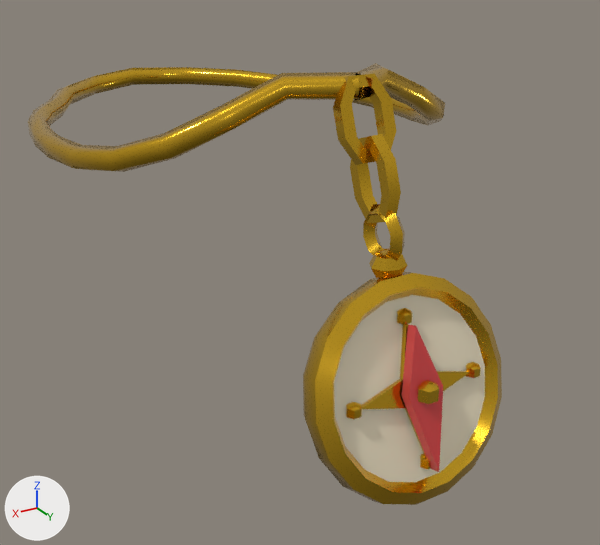
Two versions of the FBX model blender/exports/boussole.fbx, one commit apart.
The view is the same before and after, from a camera (50 mm lens) standing at (0.596, 1.188, 0.293) and looking at (-0.046, 0.119, -0.242). The axes (+X, +Y, +Z) are drawn at lower left. The lights are the same throughout. The older version comes first. Where no turn or scale is listed for an object, it has been applied to the vertices.

Before the edit, the objects in view are built like this:
```python
me_anim_aiguille_001 = bpy.data.meshes.new('Anim_Aiguille.001')
me_anim_aiguille_001.from_pydata(...)  # 22 vertices, 36 faces; spans x -0.027..0.027, y -0.036..0.042, z -0.102..0.083
# faces by material slot: [24, 12]
me_anim_aiguille_001.materials.append(mat_m5_doredeco)  # yellow #e8b830
me_anim_aiguille_001.materials.append(mat_m5_piraiguille)  # red #d64545
me_anim_medaillon_001 = bpy.data.meshes.new('Anim_Medaillon.001')
me_anim_medaillon_001.from_pydata(...)  # 312 vertices, 596 faces; spans x -0.15..0.15, y -0.506..0.015, z -0.193..0.012
# faces by material slot: [578, 18]
me_anim_medaillon_001.materials.append(mat_m5_doredeco)  # yellow #e8b830
me_anim_medaillon_001.materials.append(mat_m5_pircadran)  # beige #f2e6c8
me_chaine_001 = bpy.data.meshes.new('Chaine.001')
me_chaine_001.from_pydata(...)  # 135 vertices, 260 faces; spans x -0.312..0.312, y -0.027..0.115, z -0.35..0.49
me_chaine_001.materials.append(mat_m5_doredeco)  # yellow #e8b830
ob_anim_aiguille = bpy.data.objects.new('Anim_Aiguille', me_anim_aiguille_001)
ob_anim_aiguille.location = (0.0, 0.494, -0.255)
ob_anim_medaillon = bpy.data.objects.new('Anim_Medaillon', me_anim_medaillon_001)
ob_anim_medaillon.parent = ob_chaine
ob_anim_medaillon.location = (0.0, 0.0984, -0.339)
ob_chaine = bpy.data.objects.new('Chaine', me_chaine_001)
ob_chaine.parent = ob_boussole
ob_chaine.location = (0.0, 0.0, 0.0)
```
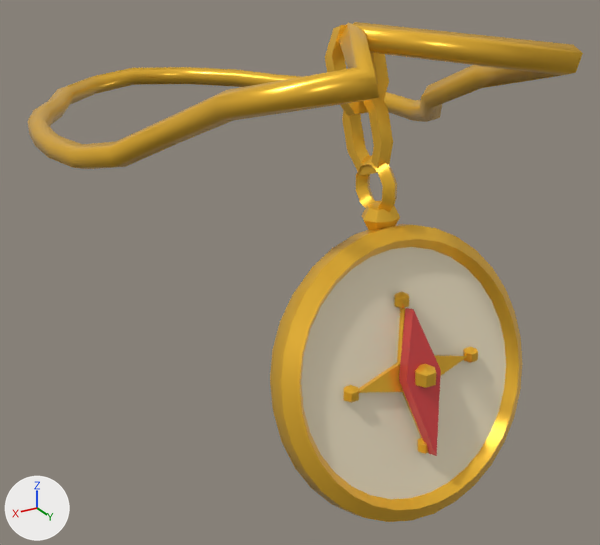
Pixel boxes (x1, y1, x2, y2) of what changed, in the pictures (600 x 545 px; the box of a moved part takes in the faces that stretch with it):
'Anim_Medaillon', reshaped, moved (26% wider, 15% taller)
    before: (303, 73, 502, 505)
    after: (270, 24, 522, 522)
'Chaine', reshaped (33% wider, 35% taller)
    before: (28, 63, 445, 172)
    after: (28, 22, 583, 169)
'Anim_Aiguille', moved
    before: (402, 325, 443, 472)
    after: (399, 308, 441, 456)
part 1 of me_anim_aiguille_001, recoloured
    before: (418, 380, 439, 404)
    after: (415, 364, 436, 388)
part 2 of me_chaine_001, moved or reshaped
    before: (47, 63, 445, 172)
    after: (47, 22, 583, 169)
part 3 of me_chaine_001, recoloured (lighter)
    before: (28, 67, 445, 172)
    after: (28, 22, 563, 169)
part 4 of me_anim_medaillon_001, moved or reshaped
    before: (361, 324, 470, 453)
    after: (359, 308, 467, 438)
part 5 of me_anim_medaillon_001, moved or reshaped
    before: (466, 362, 481, 378)
    after: (463, 347, 478, 363)
part 6 of me_anim_medaillon_001, moved or reshaped
    before: (397, 308, 412, 325)
    after: (394, 292, 409, 309)
part 7 of me_anim_medaillon_001, moved or reshaped
    before: (346, 402, 362, 419)
    after: (344, 385, 359, 403)
part 8 of me_anim_medaillon_001, moved or reshaped
    before: (420, 453, 431, 469)
    after: (418, 438, 428, 454)
part 9 of me_anim_medaillon_001, rebuilt (26% wider, 27% taller)
    before: (303, 271, 502, 505)
    after: (270, 224, 522, 522)
part 10 of me_anim_medaillon_001, moved or reshaped
    before: (363, 192, 405, 261)
    after: (356, 142, 397, 212)
part 11 of me_anim_medaillon_001, recoloured
    before: (340, 73, 408, 279)
    after: (332, 24, 400, 230)

Diff of the bpy script that builds the scene:
```diff
--- a/blender/exports/boussole.fbx.py
+++ b/blender/exports/boussole.fbx.py
@@ mat_m7_orvif @@
+mat_m7_orvif = principled_material('M7_OrVif')
+mat_m7_orvif.base_color = (1.0, 0.558, 0.0423)  # yellow #ffc53a
+mat_m7_orvif.metallic = 0.55
+mat_m7_orvif.roughness = 0.28
@@ me_chaine_001 @@
 # used by ob_chaine; parent = ob_boussole; location = (0.0, 0.0, 0.0)
-me_chaine_001.from_pydata(...)  # 135 vertices, 260 faces; spans x -0.312..0.312, y -0.027..0.115, z -0.35..0.49
+me_chaine_001.from_pydata(...)  # 135 vertices, 260 faces; spans x -0.312..0.312, y -0.027..0.173, z -0.559..0.49
+# me_chaine_001 part 2
+# 10 vertices are removed from x -0.219..0.219, y 0.017..0.112, z -0.292..-0.244
+# 70 faces are deleted
+# 4 vertices in x -0.281..0.281, y -0.025..-0.008, z -0.099..-0.094 move by (0.0, 0.001, 0.0)
+# 4 vertices in x -0.301..0.301, y 0.002..0.009, z -0.102..-0.096 move by (0.0, 0.001, 0.001)
+# 42 vertices move from x -0.301..0.301, y -0.019..0.115, z -0.35..-0.103 to x -0.3..0.3, y -0.018..0.173, z -0.539..-0.104
+# 10 vertices are added at x -0.222..0.222, y 0.036..0.157, z -0.559..-0.236
+# 70 new faces join them
+# me_chaine_001 part 3: 190 faces spanning x -0.312..0.312, y -0.027..0.173, z -0.539..0.49 switch from mat_m5_doredeco (yellow #e8b830) to mat_m7_orvif (yellow #ffc53a)
@@ me_anim_aiguille_001 @@
-me_anim_aiguille_001.from_pydata(...)  # 22 vertices, 36 faces; spans x -0.027..0.027, y -0.036..0.042, z -0.102..0.083
+me_anim_aiguille_001.from_pydata(...)  # 22 vertices, 36 faces; spans x -0.027..0.027, y -0.035..0.042, z -0.102..0.083
+# me_anim_aiguille_001 part 1: 24 faces spanning x -0.015..0.015, y -0.003..0.022, z -0.014..0.02 switch from mat_m5_doredeco (yellow #e8b830) to mat_m7_orvif (yellow #ffc53a)
+# edits to the shape of me_anim_aiguille_001 do not show in these pictures
 me_anim_aiguille_001.materials.append(mat_m5_piraiguille)
@@ me_anim_medaillon_001 @@
 # used by ob_anim_medaillon; parent = ob_chaine; location = (0.0, 0.0984, -0.339)
-me_anim_medaillon_001.from_pydata(...)  # 312 vertices, 596 faces; spans x -0.15..0.15, y -0.506..0.015, z -0.193..0.012
+me_anim_medaillon_001.from_pydata(...)  # 396 vertices, 764 faces; spans x -0.19..0.19, y -0.584..0.015, z -0.22..0.012
+# me_anim_medaillon_001 part 4: the loose piece of 16 vertices spanning x -0.088..0.088, y -0.443..-0.274, z -0.175..-0.109 is moved by (0.0, -0.038, -0.013), in mat_m7_orvif (yellow #ffc53a)
+# me_anim_medaillon_001 part 5: the loose piece of 14 vertices spanning x -0.105..-0.085, y -0.37..-0.346, z -0.151..-0.133 is moved by (0.0, -0.038, -0.013), in mat_m7_orvif (yellow #ffc53a)
+# me_anim_medaillon_001 part 6: the loose piece of 14 vertices spanning x -0.01..0.01, y -0.281..-0.257, z -0.12..-0.102 is moved by (0.0, -0.038, -0.013), in mat_m7_orvif (yellow #ffc53a)
+# me_anim_medaillon_001 part 7: the loose piece of 14 vertices spanning x 0.085..0.105, y -0.37..-0.346, z -0.151..-0.133 is moved by (0.0, -0.038, -0.013), in mat_m7_orvif (yellow #ffc53a)
+# me_anim_medaillon_001 part 8: the loose piece of 14 vertices spanning x -0.01..0.01, y -0.46..-0.436, z -0.182..-0.164 is moved by (0.0, -0.038, -0.012), in mat_m7_orvif (yellow #ffc53a)
+# me_anim_medaillon_001 part 9: the loose piece of 110 vertices spanning x -0.15..0.15, y -0.506..-0.221, z -0.193..-0.053 is rebuilt with 194 vertices and now spans x -0.19..0.19, y -0.584..-0.219, z -0.22..-0.052
+# me_anim_medaillon_001 part 10: 12 vertices removed from x -0.011..0.011, y -0.216..-0.153, z -0.1..-0.022; 12 vertices added at x -0.011..0.011, y -0.216..-0.153, z -0.099..-0.021
+# me_anim_medaillon_001 part 11: 122 faces spanning x -0.038..0.038, y -0.23..0.015, z -0.095..0.012 switch from mat_m5_doredeco (yellow #e8b830) to mat_m7_orvif (yellow #ffc53a)
 me_anim_medaillon_001.materials.append(mat_m5_pircadran)
@@ ob_anim_aiguille @@
 ob_anim_aiguille = bpy.data.objects.new('Anim_Aiguille', me_anim_aiguille_001)
-ob_anim_aiguille.location = (0.0, 0.494, -0.255)
+ob_anim_aiguille.location = (0.0, 0.487, -0.235)
@@ ob_anim_medaillon @@
 ob_anim_medaillon.parent = ob_chaine
-ob_anim_medaillon.location = (0.0, 0.0984, -0.339)
+ob_anim_medaillon.location = (0.0, 0.156, -0.319)
```
